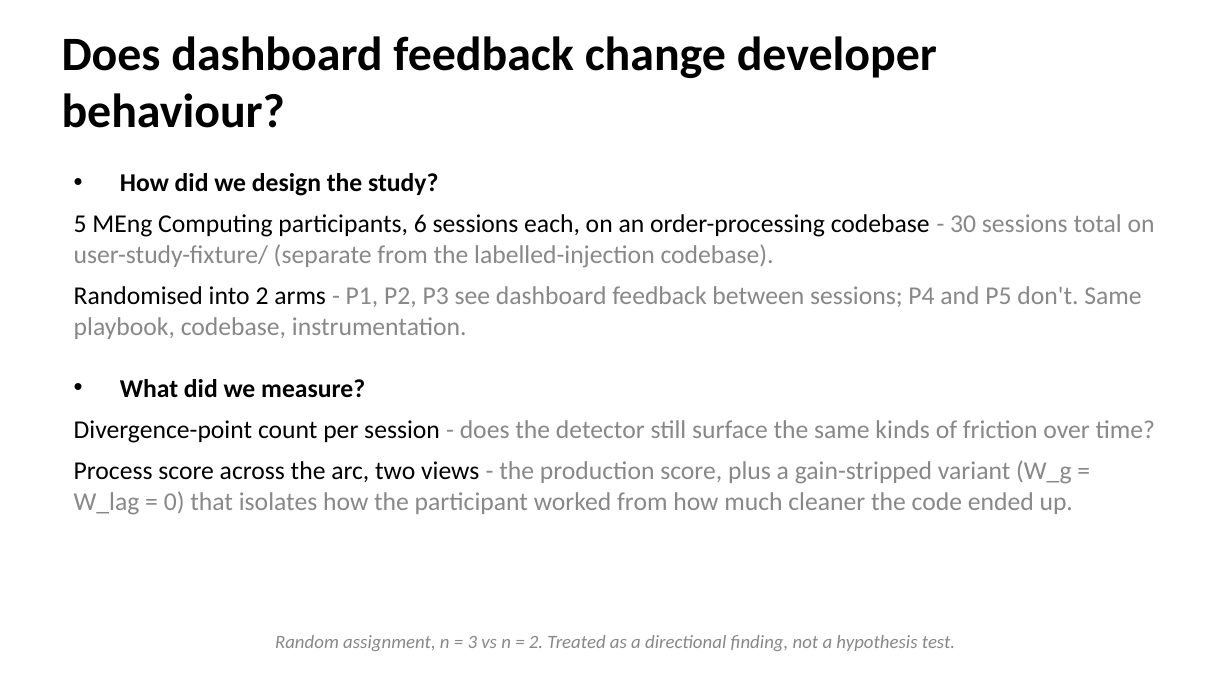
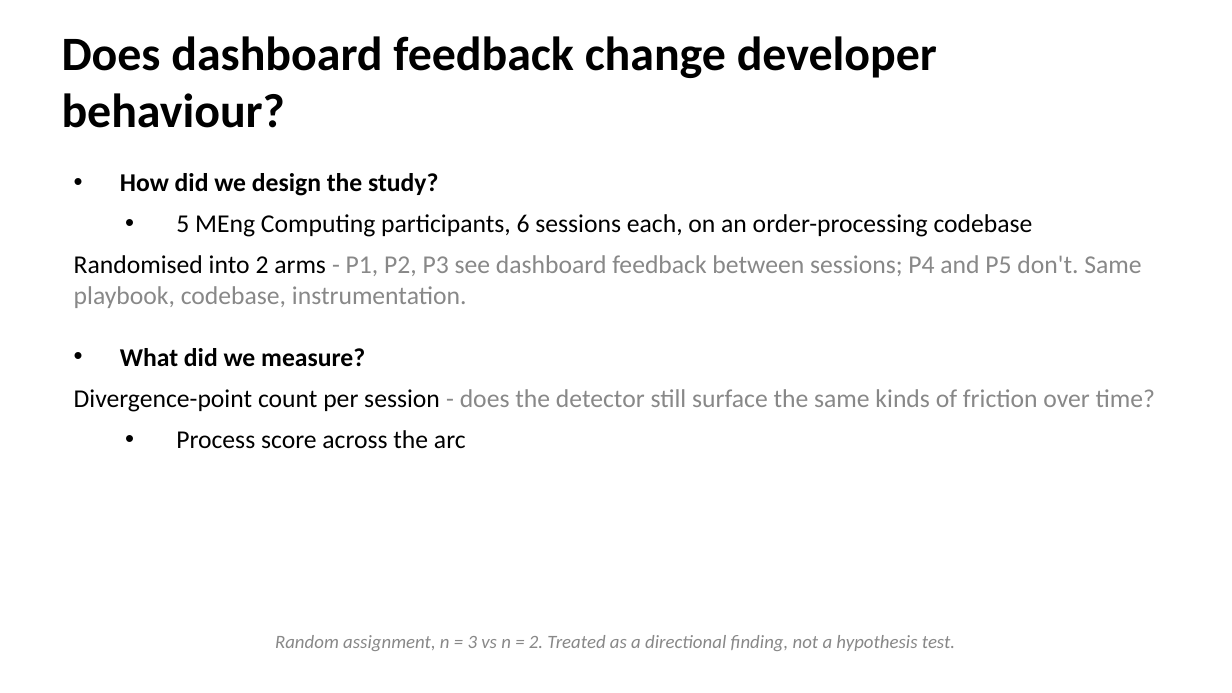
Before and after one commit to EthanHosier/fyp, a slide deck: slide 23 of presentation/slides.pptx. Drawn at 1232x693 pixels with LibreOffice and Linux fonts; fonts in the diff are those of the drawing. Boxes give left, top, right and bottom in pixels: in the first picture for what was removed or moved away, otherwise in the second. Text is boxed around its words. In the diff, an @@ line names an element or a change of style, - is before the commit and + after.

```diff
--- a/presentation/slides.pptx
+++ b/presentation/slides.pptx
@@ text at [176,214,1033,237]: text changed; text colour #888888 to #000000 @@
-  • 5 MEng Computing participants, 6 sessions each, on an order-processing codebase - 30 sessions total on user-study-fixture/ (separate from the labelled-injection codebase).
+  • 5 MEng Computing participants, 6 sessions each, on an order-processing codebase
@@ text at [176,430,466,449]: text changed; text colour #888888 to #000000 @@
-  • Process score across the arc, two views - the production score, plus a gain-stripped variant (W_g = W_lag = 0) that isolates how the participant worked from how much cleaner the code ended up.
+  • Process score across the arc
```
Also in this commit, not shown: 5 other slides changed, 1 slide added, 1 slide removed, 4 other files.
